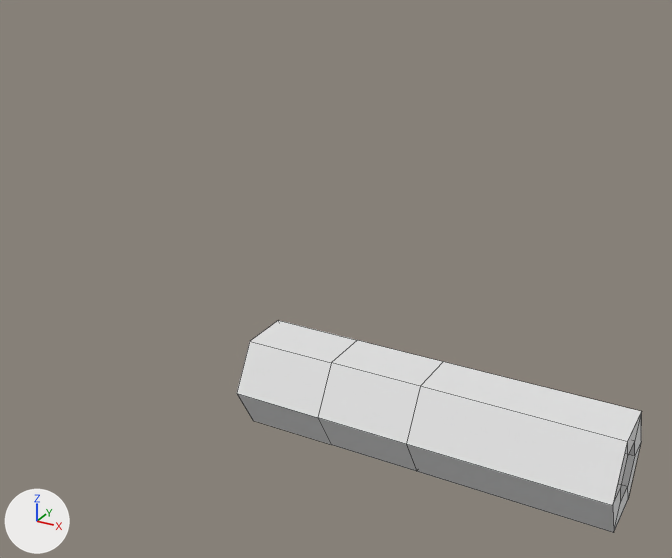
The Blender file cbartop.blend as it was, and as the next commit left it.
The view is the same before and after, from a camera (50 mm lens) standing at (0.0778, -0.1915, 0.1284) and looking at (-0.0284, 0.0015, 0.0319). Lighting does not change. The marker at lower left points along +X, +Y and +Z. The picture after the commit comes second. Mesh edges are drawn as thin lines.
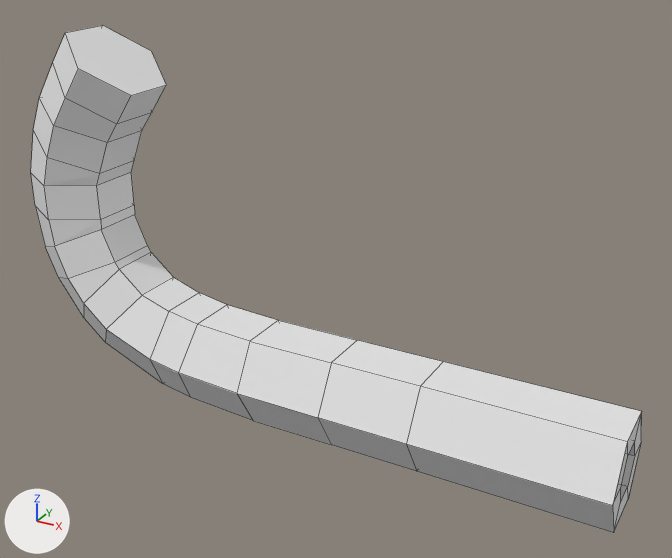
Location of each change, [x1, y1, x2, y2] in pixels of the pictures (672 x 558 px):
'Cylinder', reshaped (51% wider, 138% taller): before [237, 320, 642, 533]; after [31, 25, 642, 533]
part 1 of me_cylinder_002, built on: after [31, 25, 278, 420]

What the commit changed:
me_cylinder_002 is used by ob_cylinder; location (0.0, 0.0, 0.0); rotation (0.0, -1.571, 0.0), in degrees (0, -90, 0).
me_cylinder_002 had 42 vertices, 38 faces and spanned x -0.0125..0.0125, y -0.0144..0.0144, z -0.05..0.05.
me_cylinder_002 now has 114 vertices, 110 faces and spans x -0.0125..0.0895, y -0.0144..0.0144, z -0.05..0.124.
Part 1, on me_cylinder_002:
1 face is deleted.
48 vertices are added at x -0.0113..0.0895, y -0.0144..0.0144, z 0.0673..0.124.
24 new vertices lie (0.0, 0.0144, 0.0) away from vertices in x -0.0113..0.0895, y -0.0072, z 0.0673..0.124.
73 new faces join them.
